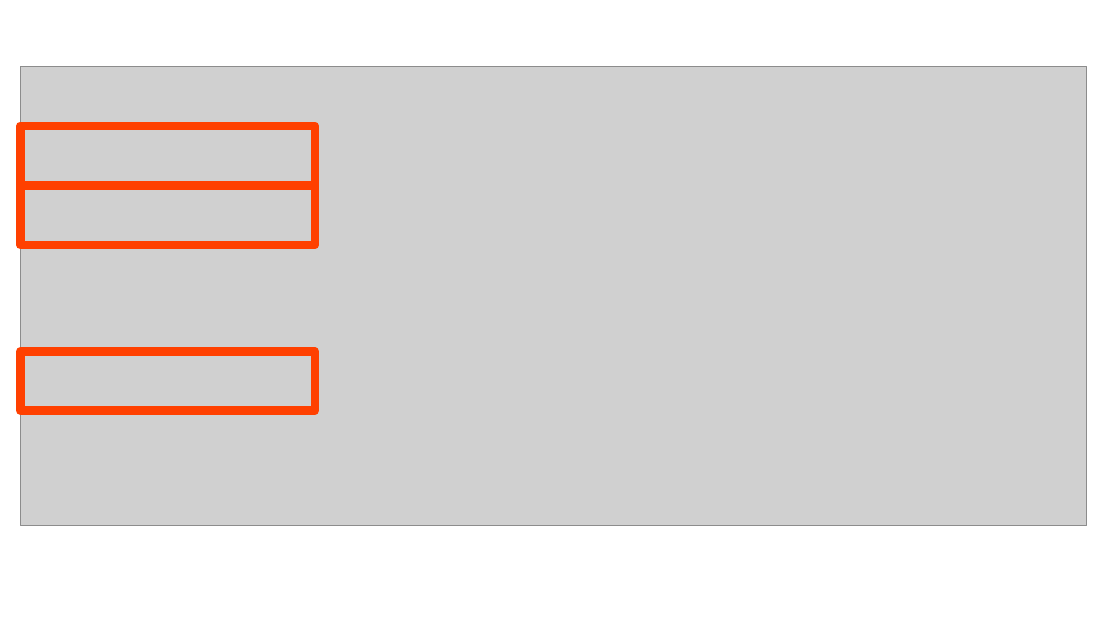
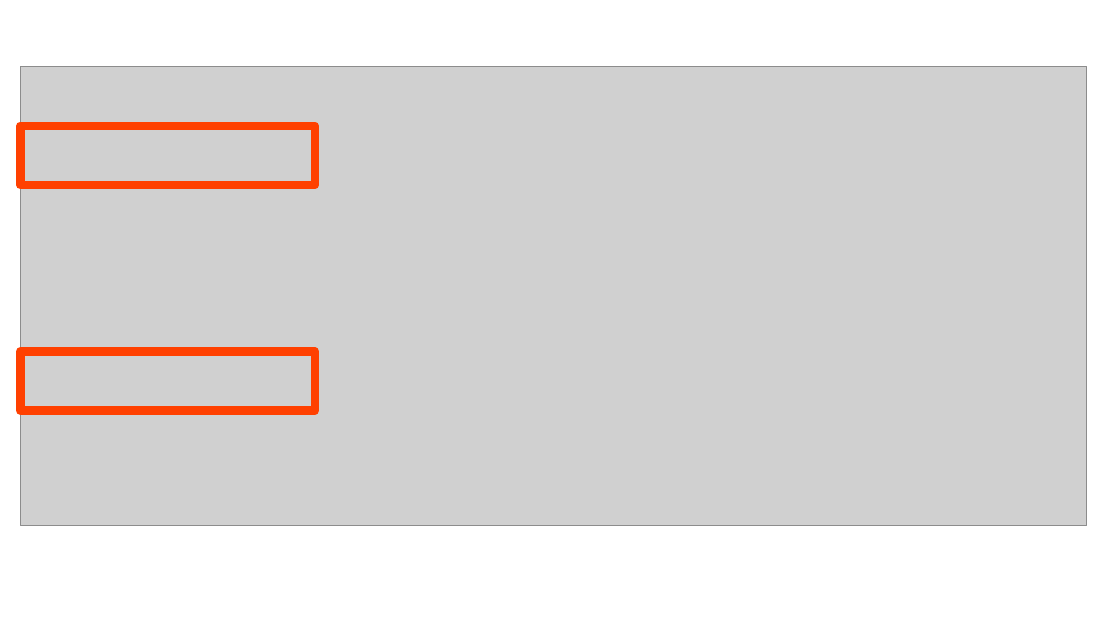
Before and after one commit to LisaNicvert/camtrapviz, a slide deck: slide 1 of other/presentation_Rencontres_R/img/camtrapviz_menu.odp. Drawn at 1120x630 pixels with LibreOffice and Linux fonts; fonts in the diff are those of the drawing; grey boxes stand for pictures. Boxes give left, top, right and bottom in pixels: in the first picture for what was removed or moved away, otherwise in the second. Text is boxed around its words. In the diff, an @@ line names an element or a change of style, - is before the commit and + after.

Commit message:
Final version for Rencontres R presentation

```diff
--- a/other/presentation_Rencontres_R/img/camtrapviz_menu.odp
+++ b/other/presentation_Rencontres_R/img/camtrapviz_menu.odp
@@ rectangle removed at <box>20,186,315,245</box> @@
```
Also in this commit, not shown: 10 other files.
